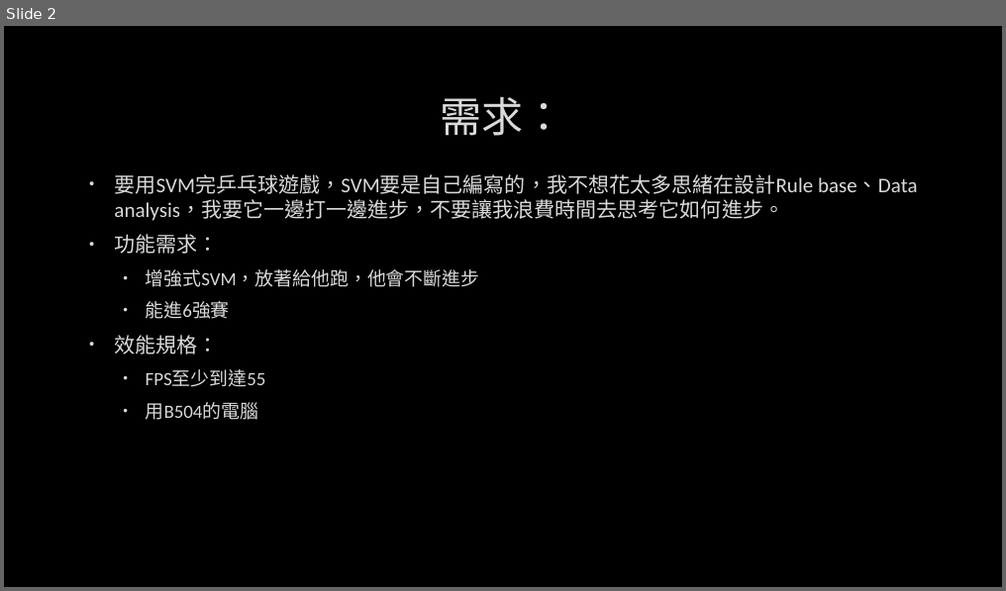
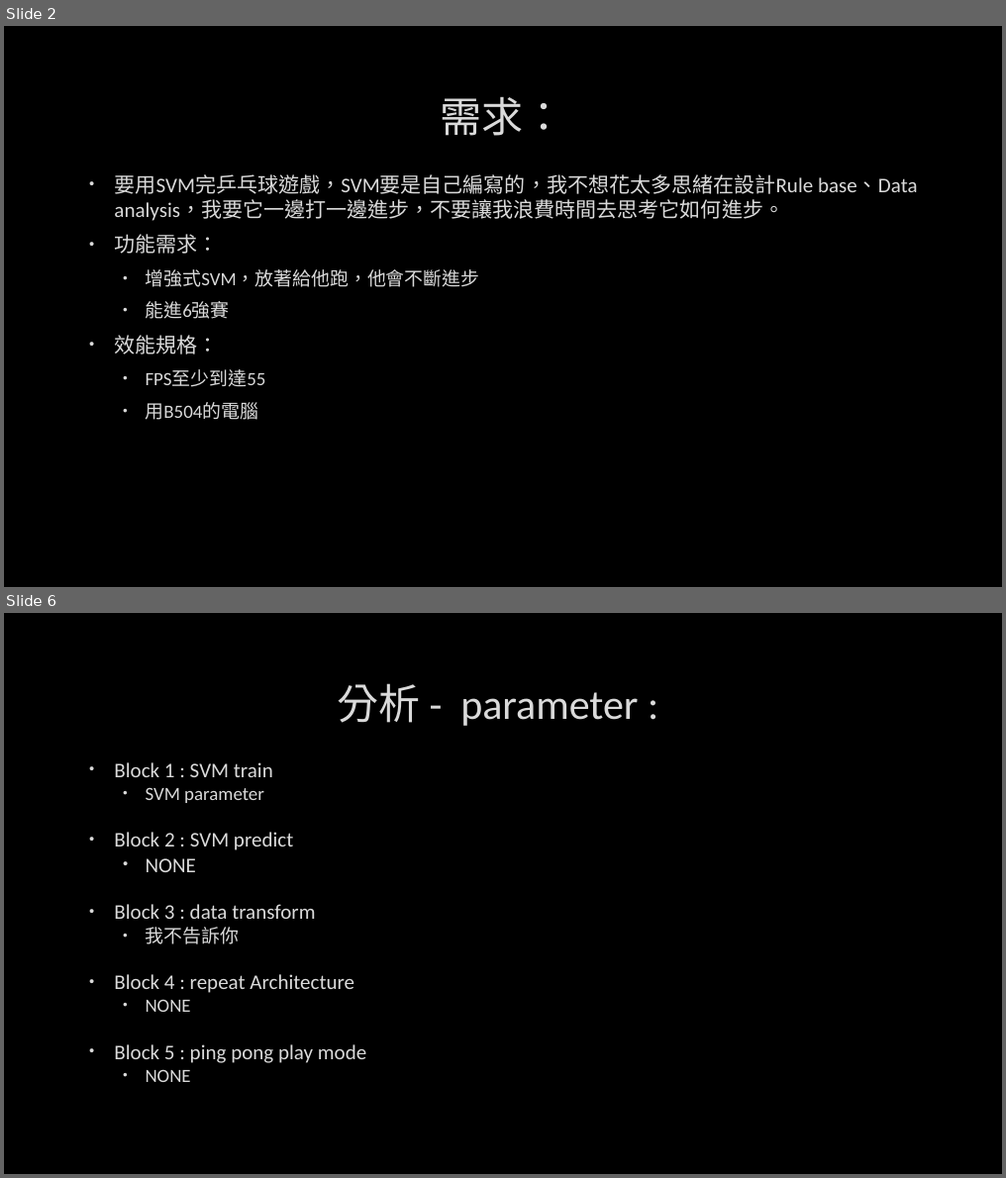
Before and after one commit to XdannyD/-Machine-Learning-1081-0316, a slide deck: SVM of Evolution in Ping Pong by shrimp.pptx. Shown one above the other, each under a label of ours: slide 2 before the commit, slides 2 and 6 after it; the slides between them are not shown. The pictures are 1006x591 and 1006x1178 pixels, drawn with LibreOffice and Linux fonts; fonts in the diff are those of the drawing; background and template pictures are left out. Boxes give left, top, right and bottom in pixels: in the first picture for what was removed or moved away, otherwise in the second. Text is boxed around its words. In the diff, an @@ line names an element or a change of style, - is before the commit and + after.

```diff
--- a/SVM of Evolution in Ping Pong by shrimp.pptx
+++ b/SVM of Evolution in Ping Pong by shrimp.pptx
@@ slide 6 added at (4, 613, 1002, 1174), background picture (left out) @@
@@ title added at (337, 683, 638, 726), 40 pt, text #DADADA @@
+分析 - parameter :
@@ text added at (114, 762, 366, 1082), 20 pt, text #DADADA @@
+• Block 1 : SVM train
+  • SVM parameter
+• Block 2 : SVM predict
+  • NONE
+• Block 3 : data transform
+  • 我不告訴你
+• Block 4 : repeat Architecture
+  • NONE
+• Block 5 : ping pong play mode
+  • NONE
```
Also in this commit, not shown: 4 other slides added.
